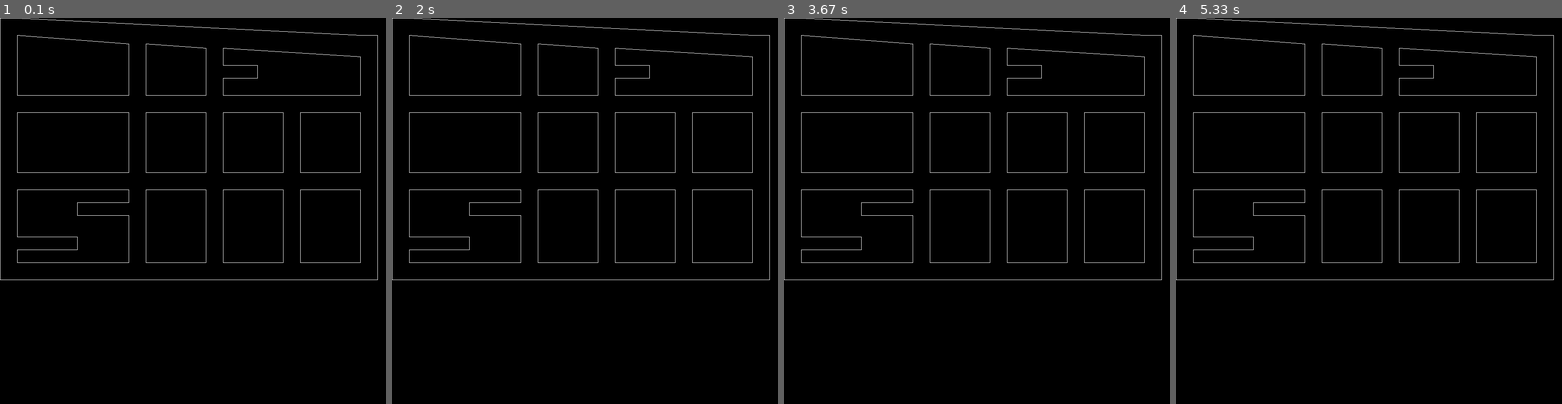
Above: before the commit, frames 1-4 (left to right).
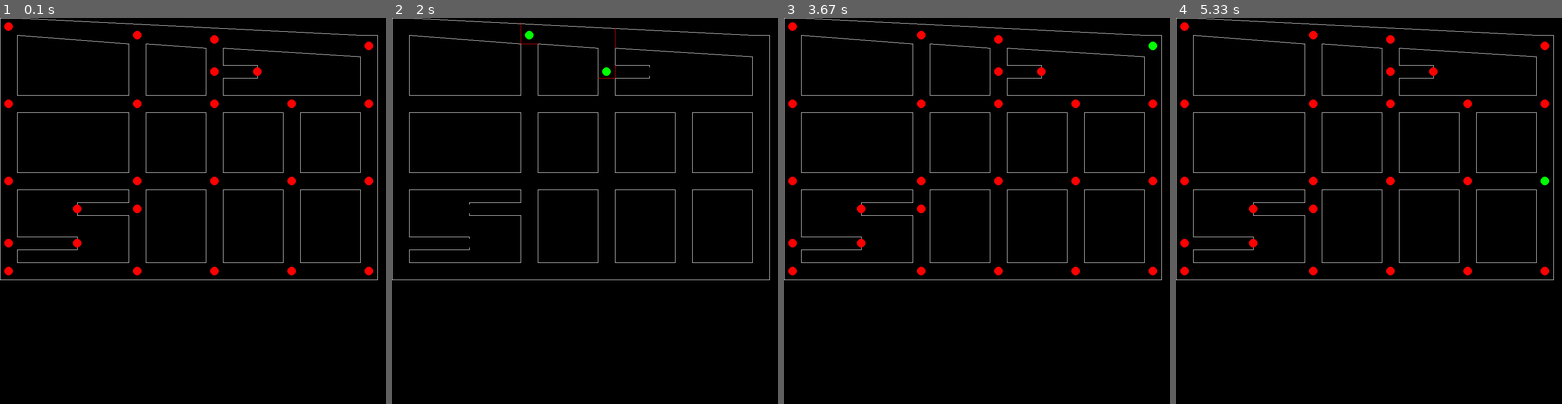
Above: after the commit, the same moments.

Repository: daoducminh/pygame_auto
Game: pygame game, started from main.py
Two runs of this game, one before a commit and one after it. Both use one fixed random seed, a clock stepped at 60 frames per second and the inputs below.
Inputs (mouse positions are in pixels of both pictures, inside the frame that each line leads up to):
- Up to frame 1 (0.1 s): no input
- Up to frame 2 (2 s): click (399, 25) at 0.38 s; click (608, 41) at 0.72 s; tap C at 1 s; click (530, 33) at 1.38 s; click (608, 72) at 1.72 s
- Up to frame 3 (3.67 s): hold C 2-2.47 s; click (1077, 272) at 2.55 s; click (791, 180) at 2.88 s; tap C at 3.17 s; click (1154, 45) at 3.55 s
- Up to frame 4 (5.33 s): tap C at 3.9, 4.2, 4.73 s; click (1183, 241) at 4.38 s; click (1546, 180) at 5.05 s

The runs differ from the first frame. In frame 1, 1.0% of the frame differs, in the area x 1-97%, y 1-67%; in frame 2, 0.1%; in frame 3, 1.0%; in frame 4, 1.0%.

Commit message:
Checkpoint path finding

Diff:
--- a/constants/styles.py
+++ b/constants/styles.py
@@ -4,4 +4,8 @@
 
 COLOR_WHITE = Color('white')
 COLOR_RED = Color('red')
-VERTEX_RADIUS = 5
+COLOR_GREEN = Color('green')
+COLOR_BLACK = Color('black')
+
+VERTEX_RADIUS = 10
+VERTEX_SIZE = VERTEX_RADIUS * 2
--- a/drawer.py
+++ b/drawer.py
@@ -6,6 +6,8 @@
 
 from constants.board import CAR_HEIGHT, CAR_WIDTH, CAR_IMAGE_PATH
 from constants.coordinates import *
+from constants.styles import COLOR_RED, COLOR_GREEN
+from sprites import VertexSprite
 
 CAR_IMAGE = p.image.load(CAR_IMAGE_PATH)
 
@@ -173,11 +175,18 @@
             )
 
 
-def draw_vertices(surface, board, color, radius):
+def draw_vertices(surface, board, radius):
     for v in list(board.vertices.values()):
         p.draw.circle(
             surface,
-            color,
+            COLOR_GREEN if v.is_picked else COLOR_RED,
             v.center,
             radius
         )
+
+
+def get_vertex_group(board):
+    sprite_list = []
+    for key, value in board.vertices.items():
+        sprite_list.append(VertexSprite(key, *value.center))
+    return p.sprite.Group(sprite_list)
--- a/main.py
+++ b/main.py
@@ -1,13 +1,14 @@
 # -*- coding: utf-8 -*-
 
 import pygame as p
+from networkx import Graph
 
 from constants.board import *
 from constants.coordinates import CAR_INIT_X, CAR_INIT_Y
 from constants.styles import *
-from drawer import draw_map
-from helper import init_board, init_graph
-from traffic import Car
+from drawer import draw_map, get_vertex_group, draw_blocked_road
+from helper import init_board, init_graph, find_shortest_path
+from traffic import Car, Board
 
 FPS = 30
 fps_clock = p.time.Clock()
@@ -18,47 +19,69 @@
         p.init()
         self.screen = p.display.set_mode((SCREEN_WIDTH, SCREEN_HEIGHT))
         self.running = True
-        # self.map_surface = p.Surface((MAP_WIDTH, MAP_HEIGHT))
-        self.board = None
-        self.graph = None
+        self.board: Board = init_board()
+        self.graph: Graph = init_graph(self.board)
+        self.vertex_group: p.sprite.Group = get_vertex_group(self.board)
+        self.moves = []
         self.car = Car(CAR_INIT_X, CAR_INIT_Y, CAR_VELOCITY, CAR_TURN_RATE, CAR_ANGLE)
         icon = p.image.load(ICON_PATH)
         p.display.set_icon(icon)
         p.display.set_caption(PROGRAM_TITLE)
 
-    def start(self):
-        self.board = init_board()
-        self.graph = init_graph(self.board)
+    def clear_screen(self):
+        self.screen.fill(0)
 
-    def clear(self):
-        self.screen.fill((0, 0, 0))
+    def reset_state(self):
+        self.moves.clear()
+        for s in self.vertex_group.sprites():
+            s.reset()
 
-    def handle_events(self):
-        keys = p.key.get_pressed()
-        if keys[p.K_UP]:
-            self.car.go_forward()
-        elif keys[p.K_RIGHT]:
-            self.car.turn_right()
-        elif keys[p.K_LEFT]:
-            self.car.turn_left()
-        for e in p.event.get():
-            if e.type == p.QUIT:
-                self.running = False
+    def handle_events(self, event_list):
+        for event in event_list:
+            if event.type == p.MOUSEBUTTONDOWN:
+                if len(self.moves) < 2:
+                    self.vertex_group.update(event_list, self.moves)
+                    if len(self.moves) == 2:
+                        print(self.moves)
+                        for s in self.vertex_group.sprites():
+                            if not s.clicked:
+                                s.hide()
+
+        # keys = p.key.get_pressed()
+        # if keys[p.K_UP]:
+        #     self.car.go_forward()
+        # elif keys[p.K_RIGHT]:
+        #     self.car.turn_right()
+        # elif keys[p.K_LEFT]:
+        #     self.car.turn_left()
 
     def draw(self):
         # self.screen.blit(self.map_surface, MAP_POSITION)
         draw_map(self.screen, COLOR_WHITE, 1)
-        # draw_vertices(self.screen, self.board, COLOR_RED, VERTEX_RADIUS)
+        # draw_vertices(self.screen, self.board, VERTEX_RADIUS)
         # draw_blocked_road(self.screen, (0, 1, 7, 8, 4, 5), self.board, COLOR_RED)
         # draw_car(self.screen, self.car)
-        p.display.update()
-        fps_clock.tick(FPS)
+        if len(self.moves) == 2:
+            path = find_shortest_path(self.graph, *self.moves)
+            draw_blocked_road(self.screen, path, self.board, COLOR_RED)
+
+        self.vertex_group.draw(self.screen)
 
 
 if __name__ == "__main__":
     g = Game()
-    g.start()
     while g.running:
-        g.clear()
-        g.handle_events()
+        events = p.event.get()
+        for e in events:
+            if e.type == p.QUIT:
+                g.running = False
+        keys = p.key.get_pressed()
+        if keys[p.K_c]:
+            g.reset_state()
+
+        g.clear_screen()
         g.draw()
+        g.handle_events(events)
+
+        p.display.flip()
+        fps_clock.tick(FPS)
--- /dev/null
+++ b/sprites.py
@@ -0,0 +1,56 @@
+# -*- coding: utf-8 -*-
+
+import pygame as p
+
+from constants.styles import *
+
+
+class VertexSprite(p.sprite.Sprite):
+    def __init__(self, index, x, y):
+        super().__init__()
+
+        self.clicked = False
+        self.index = index
+
+        self.original_image = p.Surface((VERTEX_SIZE, VERTEX_SIZE))
+        p.draw.circle(
+            self.original_image,
+            COLOR_RED,
+            (VERTEX_RADIUS, VERTEX_RADIUS),
+            VERTEX_RADIUS
+        )
+
+        self.clicked_image = p.Surface((VERTEX_SIZE, VERTEX_SIZE))
+        p.draw.circle(
+            self.clicked_image,
+            COLOR_GREEN,
+            (VERTEX_RADIUS, VERTEX_RADIUS),
+            VERTEX_RADIUS
+        )
+
+        self.background = p.Surface((VERTEX_SIZE, VERTEX_SIZE))
+        p.draw.circle(
+            self.background,
+            COLOR_BLACK,
+            (VERTEX_RADIUS, VERTEX_RADIUS),
+            VERTEX_RADIUS
+        )
+
+        self.image = self.original_image
+        self.rect = self.image.get_rect(center=(x, y))
+
+    def hide(self):
+        self.image = self.background
+
+    def reset(self):
+        self.image = self.original_image
+        self.clicked = False
+
+    def update(self, event_list, moves):
+        for e in event_list:
+            if e.type == p.MOUSEBUTTONDOWN:
+                if self.rect.collidepoint(e.pos):
+                    self.clicked = not self.clicked
+                    moves.append(self.index)
+                    print(f'Click {self.index}')
+        self.image = self.clicked_image if self.clicked else self.original_image
